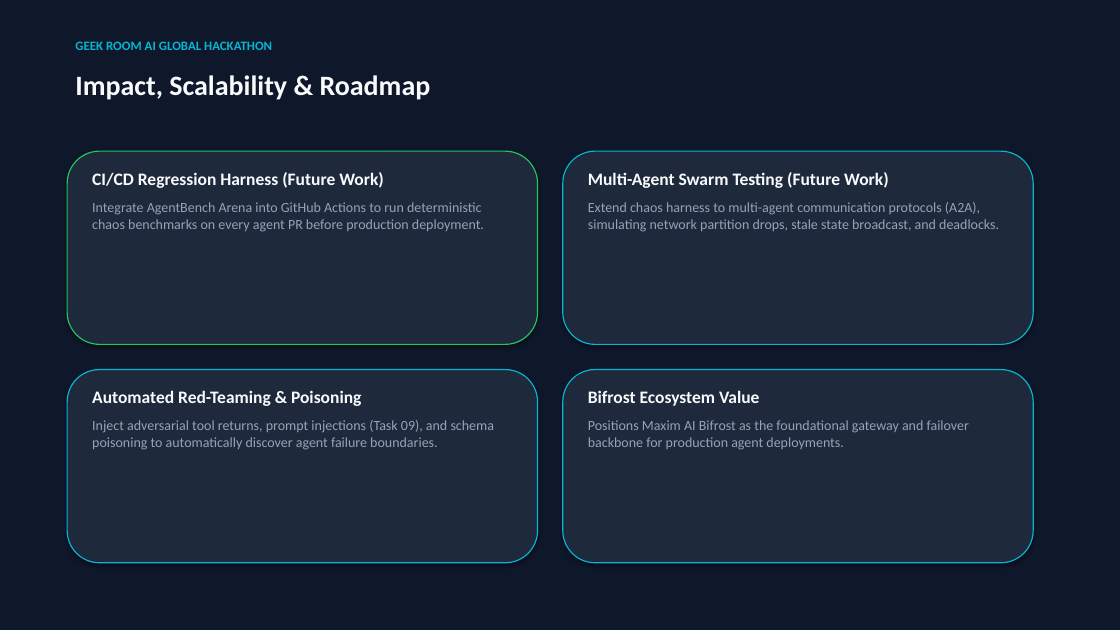
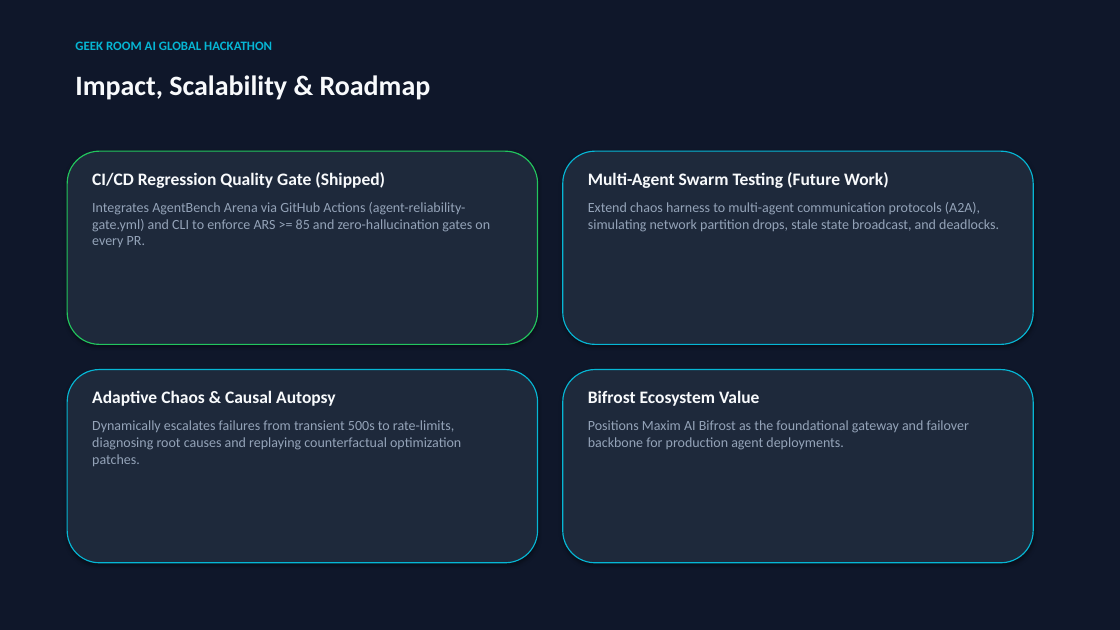
Before and after one commit to Mohan-M04/agentbench-arena, a slide deck: slide 10 of AgentBench_Arena_Hackathon_Pitch_Deck.pptx. Drawn at 1120x630 pixels with LibreOffice and Linux fonts; fonts in the diff are those of the drawing. Boxes give left, top, right and bottom in pixels: in the first picture for what was removed or moved away, otherwise in the second. Text is boxed around its words. In the diff, an @@ line names an element or a change of style, - is before the commit and + after.

Commit message:
docs(deck): update deck tagline and roadmap with CI/CD quality gate and adaptive chaos

```diff
--- a/AgentBench_Arena_Hackathon_Pitch_Deck.pptx
+++ b/AgentBench_Arena_Hackathon_Pitch_Deck.pptx
@@ text at (x1=92, y1=172, x2=490, y2=247): text changed @@
-CI/CD Regression Harness (Future Work)
-Integrate AgentBench Arena into GitHub Actions to run deterministic chaos benchmarks on every agent PR before production deployment.
+CI/CD Regression Quality Gate (Shipped)
+Integrates AgentBench Arena via GitHub Actions (agent-reliability-gate.yml) and CLI to enforce ARS >= 85 and zero-hallucination gates on every PR.
@@ text at (x1=92, y1=390, x2=461, y2=466): text changed @@
-Automated Red-Teaming & Poisoning
-Inject adversarial tool returns, prompt injections (Task 09), and schema poisoning to automatically discover agent failure boundaries.
+Adaptive Chaos & Causal Autopsy
+Dynamically escalates failures from transient 500s to rate-limits, diagnosing root causes and replaying counterfactual optimization patches.
```
Also in this commit, not shown: 1 other slide changed, 1 other file.
